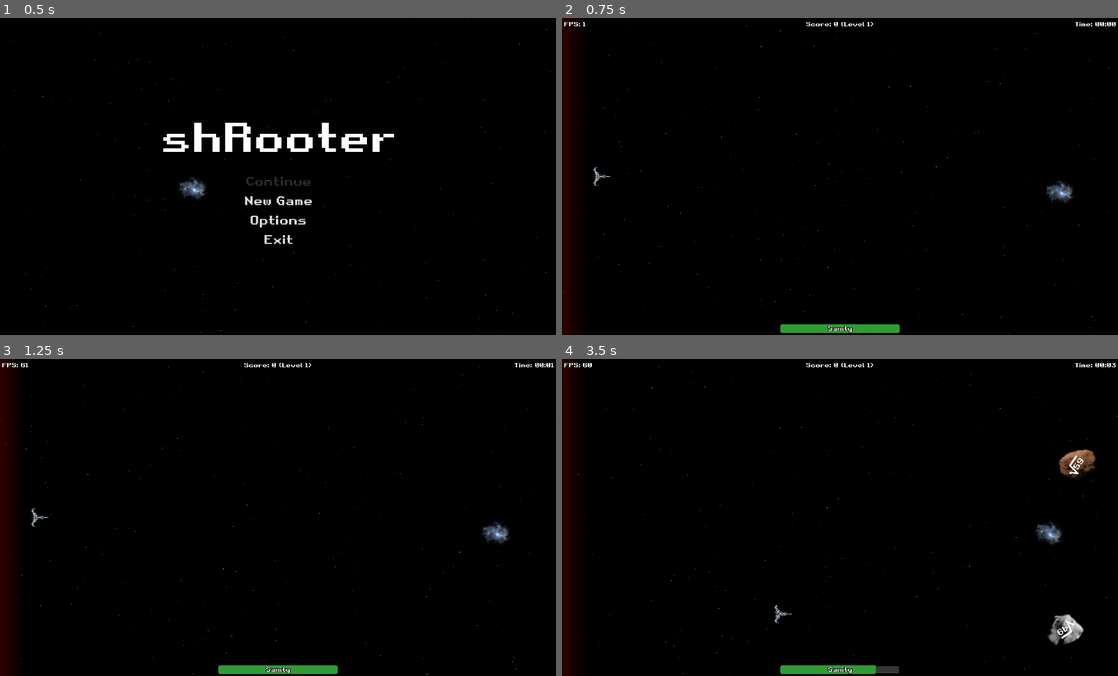
Above: before the commit, frames 1-4 (two rows, left to right).
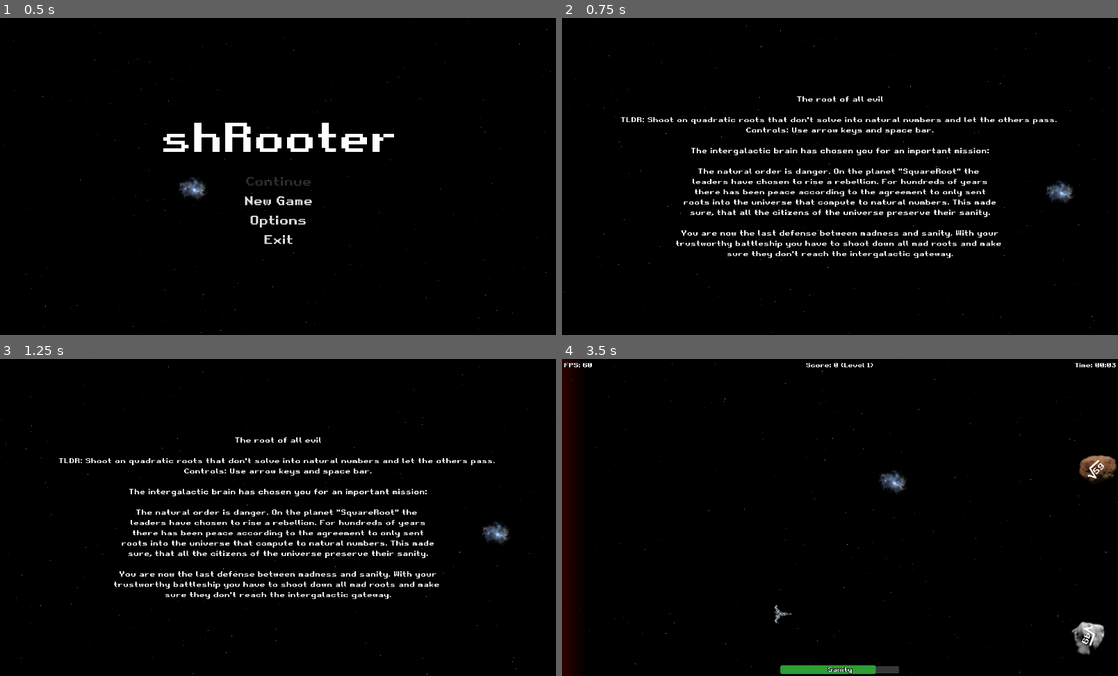
Above: after the commit, the same moments.

Repository: gingerr/ggj-2023-roots-one
Game: Godot game, scene res://MainMenu.tscn
Same seed, same stepped clock (60 frames per second), same inputs: the game is played once before the commit and once after it.
Inputs:
- Up to frame 1 (0.5 s): no input
- Up to frame 2 (0.75 s): click "New Game" at 0.5 s
- Up to frame 3 (1.25 s): no input
- Up to frame 4 (3.5 s): tap Enter at 1.25 s; hold Right (ui_right) 1.28-2.03 s; tap Space at 1.52, 2.27 s; hold Down (ui_down) 2.03-2.78 s; hold Right (ui_right) from 2.78 s (still down)

Frame 1 is identical in both runs. In frame 2, 7.4% of the frame differs, in the area x 0-100%, y 0-100%; in frame 3, 7.4%; in frame 4, 2.0%.

Commit message:
adds intro

Diff:
--- /dev/null
+++ b/Intro.gd
@@ -0,0 +1,7 @@
+extends Node
+
+func _input(event: InputEvent):
+	if event.get('pressed') and event.pressed:
+		get_tree().change_scene("res://Game.tscn")
+
+	pass
--- /dev/null
+++ b/Intro.tscn
@@ -0,0 +1,54 @@
+[gd_scene load_steps=5 format=2]
+
+[ext_resource path="res://resources/retro-gaming.ttf" type="DynamicFontData" id=1]
+[ext_resource path="res://BackgroundLayer.tscn" type="PackedScene" id=2]
+[ext_resource path="res://Intro.gd" type="Script" id=3]
+
+[sub_resource type="DynamicFont" id=1]
+size = 18
+outline_size = 1
+outline_color = Color( 0, 0, 0, 1 )
+font_data = ExtResource( 1 )
+
+[node name="CenterContainer" type="CenterContainer"]
+anchor_right = 1.0
+anchor_bottom = 1.0
+size_flags_horizontal = 3
+size_flags_vertical = 3
+script = ExtResource( 3 )
+
+[node name="BackgroundLayer" parent="." instance=ExtResource( 2 )]
+
+[node name="VBoxContainer" type="VBoxContainer" parent="."]
+margin_left = 146.0
+margin_top = 193.0
+margin_right = 1253.0
+margin_bottom = 606.0
+size_flags_horizontal = 3
+size_flags_vertical = 3
+
+[node name="Label" type="Label" parent="VBoxContainer"]
+margin_right = 1107.0
+margin_bottom = 413.0
+size_flags_horizontal = 3
+size_flags_vertical = 7
+custom_fonts/font = SubResource( 1 )
+text = "The root of all evil
+
+TLDR: Shoot on quadratic roots that don't solve into natural numbers and let the others pass.
+Controls: Use arrow keys and space bar.
+
+The intergalactic brain has chosen you for an important mission:
+
+The natural order is danger. On the planet \"SquareRoot\" the
+leaders have chosen to rise a rebellion. For hundreds of years
+there has been peace according to the agreement to only sent
+roots into the universe that compute to natural numbers. This made
+sure, that all the citizens of the universe preserve their sanity.
+
+You are now the last defense between madness and sanity. With your
+trustworthy battleship you have to shoot down all mad roots and make
+sure they don't reach the intergalactic gateway."
+align = 1
+valign = 1
+percent_visible = -0.00204499
--- a/MainMenu.gd
+++ b/MainMenu.gd
@@ -8,7 +8,7 @@
 
 func _on_NewGame_pressed():
 	get_tree().paused = false
-	get_tree().change_scene("res://Game.tscn")
+	get_tree().change_scene("res://Intro.tscn")
 
 
 func _on_Exit_pressed():
Not shown, changed: resources/story.txt
